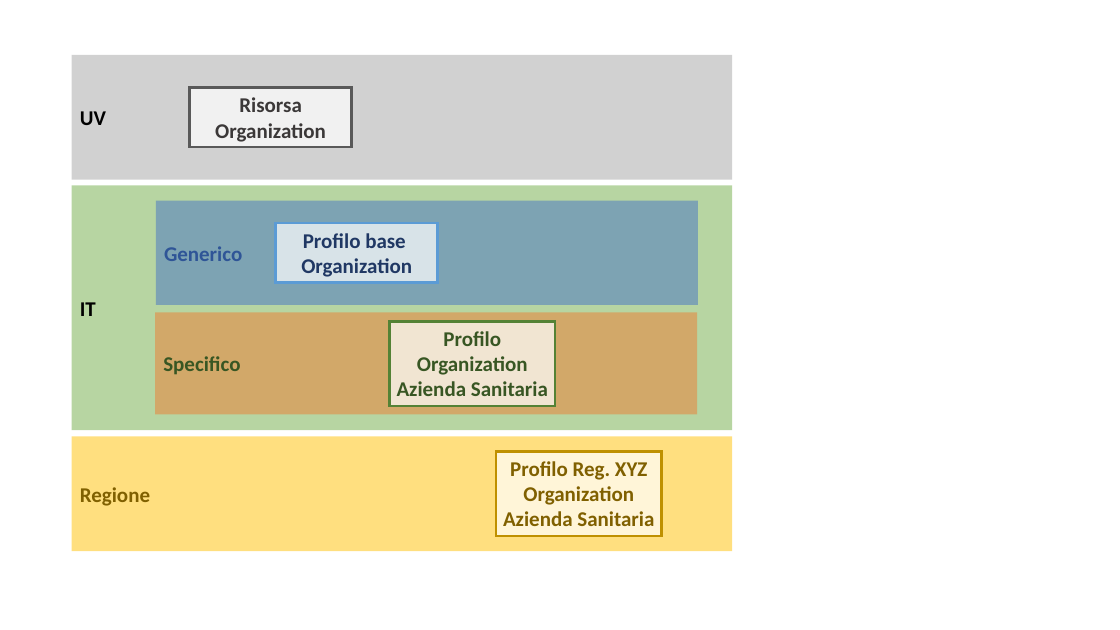
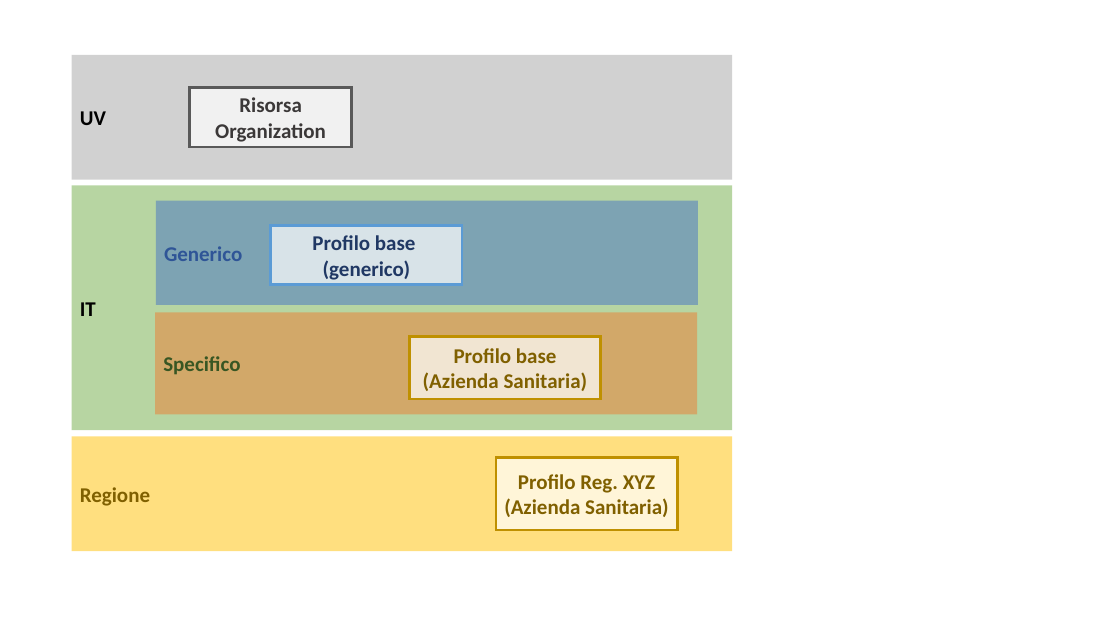
Before and after one commit to hl7-it/base, a slide deck: slide 6 of input/images-source/it-base.pptx. Drawn at 1120x630 pixels with LibreOffice and Linux fonts; fonts in the diff are those of the drawing. Boxes give left, top, right and bottom in pixels: in the first picture for what was removed or moved away, otherwise in the second. Text is boxed around its words. In the diff, an @@ line names an element or a change of style, - is before the commit and + after.

```diff
--- a/input/images-source/it-base.pptx
+++ b/input/images-source/it-base.pptx
@@ rectangle "Profilo base" at [271, 225, 462, 285]: vertical alignment top to middle @@
@@ rectangle "Profilo base": place and size @@
-rectangle "Profilo base" at [276, 223, 438, 283]
+rectangle "Profilo base" at [271, 225, 462, 285]
@@ text in rectangle at [323, 260, 411, 280]: text changed @@
-Organization
+(generico)
@@ rectangle "Profilo base": place and size @@
-rectangle "Profilo base" at [390, 321, 555, 406]
+rectangle "Profilo base" at [409, 336, 601, 399]
@@ rectangle "Profilo base" at [409, 336, 601, 399]: vertical alignment top to middle; outline #548235 2.25 pt to #BF9000 2.25 pt @@
@@ text in rectangle at [423, 348, 588, 391]: text changed; text colour #385723 to #806000 @@
-Profilo
-Organization
-Azienda Sanitaria
+Profilo base
+(Azienda Sanitaria)
@@ rectangle "Profilo Reg. XYZ": place and size @@
-rectangle "Profilo Reg. XYZ" at [496, 451, 661, 536]
+rectangle "Profilo Reg. XYZ" at [496, 457, 677, 530]
@@ rectangle "Profilo Reg. XYZ" at [496, 457, 677, 530]: vertical alignment top to middle @@
@@ text in rectangle at [504, 498, 669, 517]: text changed @@
-Organization
-Azienda Sanitaria
+(Azienda Sanitaria)
```
Also in this commit, not shown: 1 other slide changed, 49 other files.
